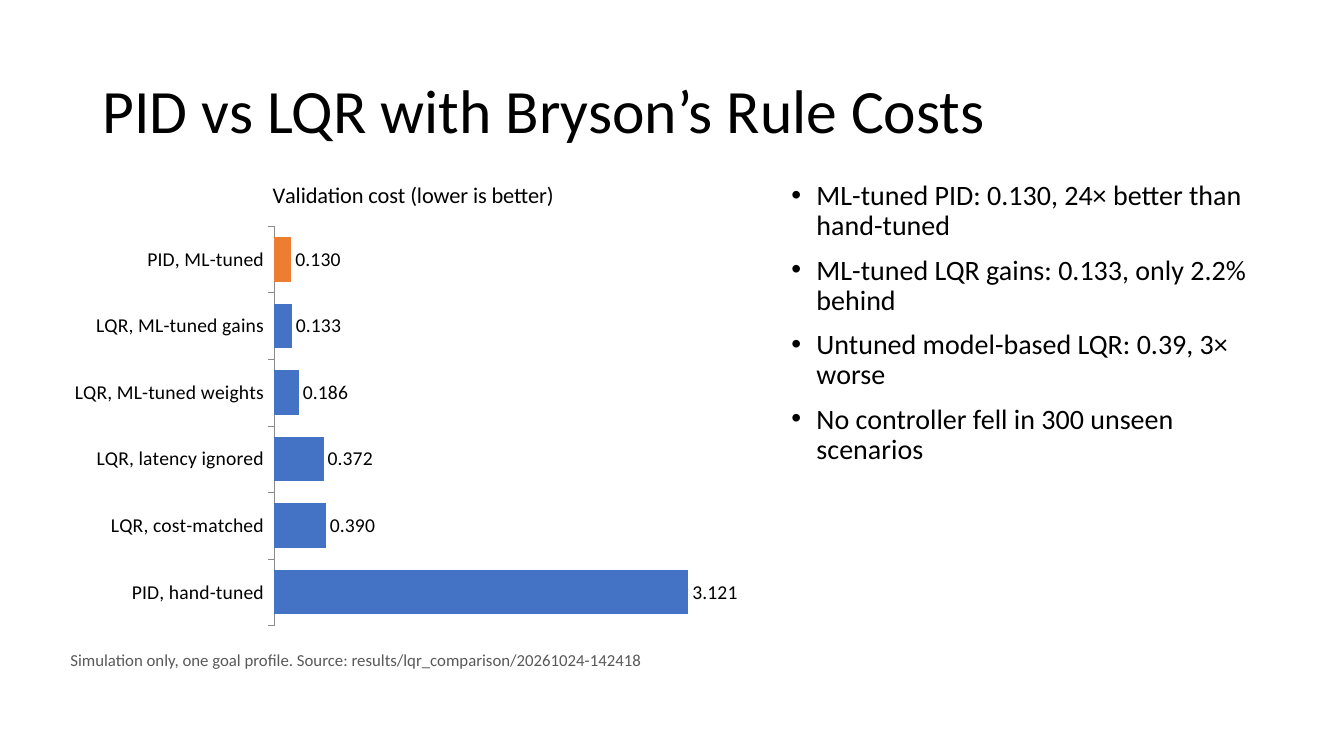
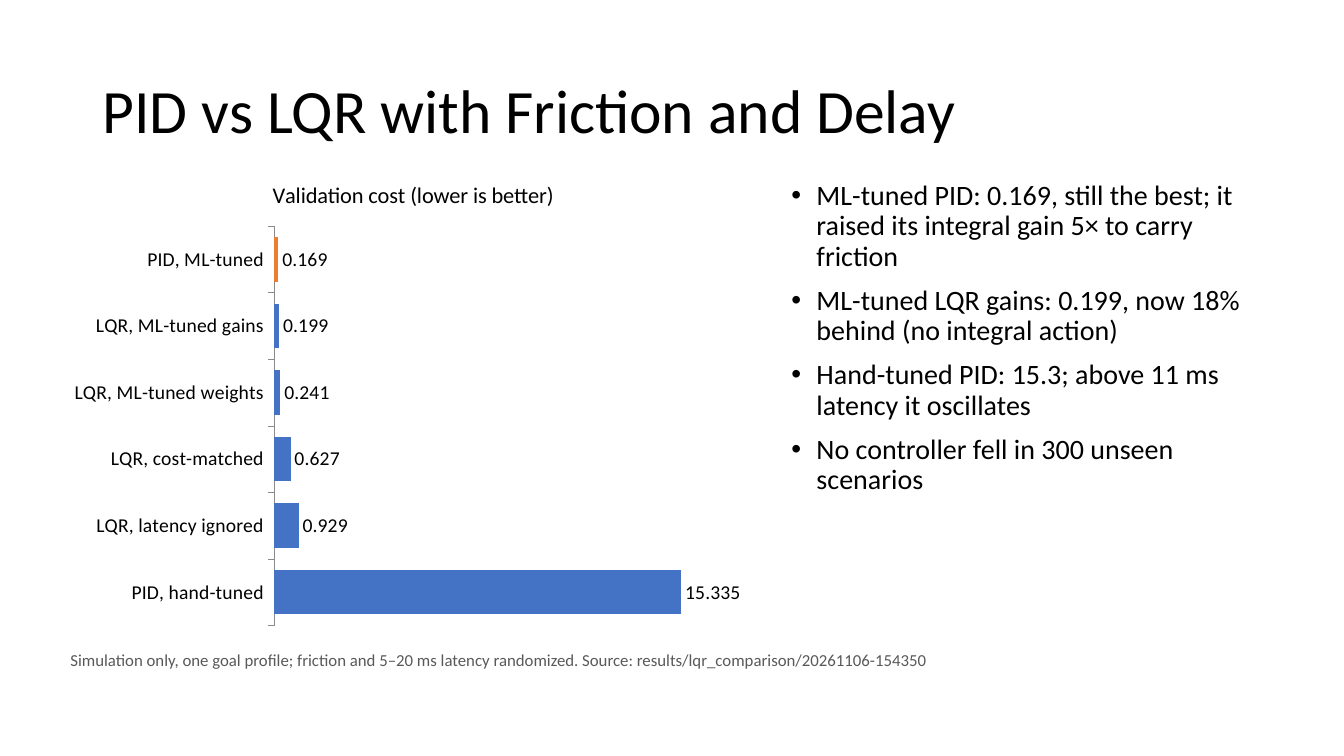
Before and after one commit to evandm4/engr-10301h-balancing-robot, a slide deck: slide 5 of docs/Evan Moore Progress Update.pptx (slide 4 before the commit). Drawn at 1344x756 pixels with LibreOffice and Linux fonts; fonts in the diff are those of the drawing. Boxes give left, top, right and bottom in pixels: in the first picture for what was removed or moved away, otherwise in the second. Text is boxed around its words. In the diff, an @@ line names an element or a change of style, - is before the commit and + after.

```diff
--- a/docs/Evan Moore Progress Update.pptx
+++ b/docs/Evan Moore Progress Update.pptx
@@ title at (x1=102, y1=90, x2=955, y2=143): text changed @@
-PID vs LQR with Bryson’s Rule Costs
+PID vs LQR with Friction and Delay
@@ bar chart at (x1=60, y1=161, x2=766, y2=635) @@
-categories: PID, hand-tuned, LQR, cost-matched, LQR, latency ignored, LQR, ML-tuned weights, LQR, ML-tuned gains, PID, ML-tuned
+categories: PID, hand-tuned, LQR, latency ignored, LQR, cost-matched, LQR, ML-tuned weights, LQR, ML-tuned gains, PID, ML-tuned
-Series 1: 3.121, 0.39, 0.372, 0.186, 0.133, 0.13
+Series 1: 15.335, 0.929, 0.627, 0.241, 0.199, 0.169
@@ value axis changed @@
@@ text at (x1=816, y1=185, x2=1239, y2=420): text changed @@
-• ML-tuned PID: 0.130, 24× better than hand-tuned
-• ML-tuned LQR gains: 0.133, only 2.2% behind
-• Untuned model-based LQR: 0.39, 3× worse
+• ML-tuned PID: 0.169, still the best; it raised its integral gain 5× to carry friction
+• ML-tuned LQR gains: 0.199, now 18% behind (no integral action)
+• Hand-tuned PID: 15.3; above 11 ms latency it oscillates
@@ text at (x1=70, y1=654, x2=926, y2=669): text changed @@
-Simulation only, one goal profile. Source: results/lqr_comparison/20261024-142418
+Simulation only, one goal profile; friction and 5–20 ms latency randomized. Source: results/lqr_comparison/20261106-154350
```
Also in this commit, not shown: 3 other slides changed, 1 slide added, 59 other files.
